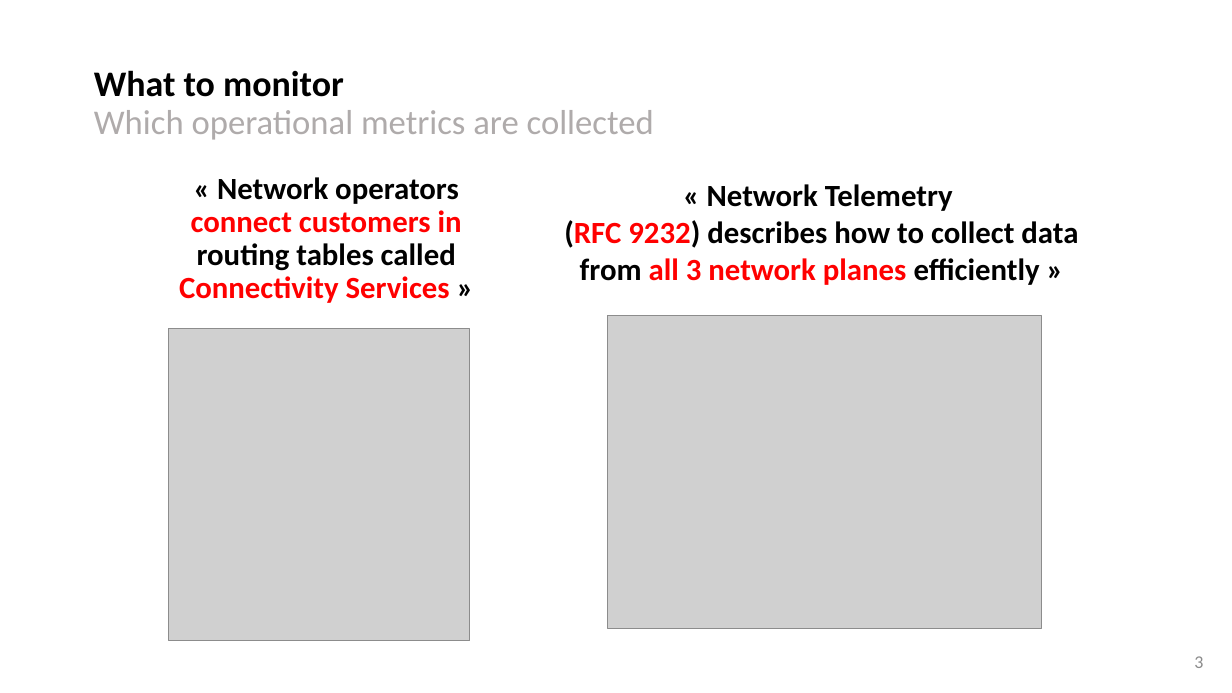
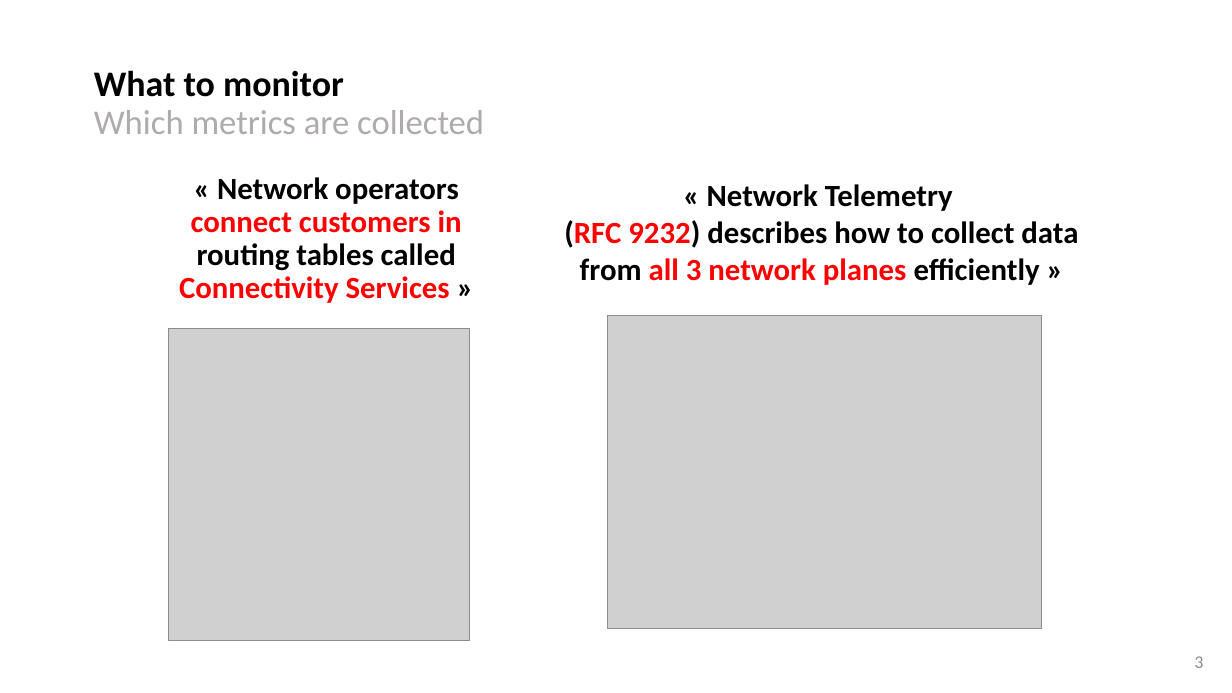
Before and after one commit to network-analytics/ietf-network-analytics-document-status, a slide deck: slide 3 of 120/NMOP/draft-netana-nmop-network-anomaly-architecture-semantics-lifecycle.pptx. Drawn at 1232x693 pixels with LibreOffice and Linux fonts; fonts in the diff are those of the drawing; grey boxes stand for pictures. Boxes give left, top, right and bottom in pixels: in the first picture for what was removed or moved away, otherwise in the second. Text is boxed around its words. In the diff, an @@ line names an element or a change of style, - is before the commit and + after.

```diff
--- a/120/NMOP/draft-netana-nmop-network-anomaly-architecture-semantics-lifecycle.pptx
+++ b/120/NMOP/draft-netana-nmop-network-anomaly-architecture-semantics-lifecycle.pptx
@@ title at (94, 70, 484, 134): text changed @@
-What to monitor
-Which operational metrics are collected
+What to monitor
+Which metrics are collected
```
Also in this commit, not shown: 1 other slide changed, 2 other files.
